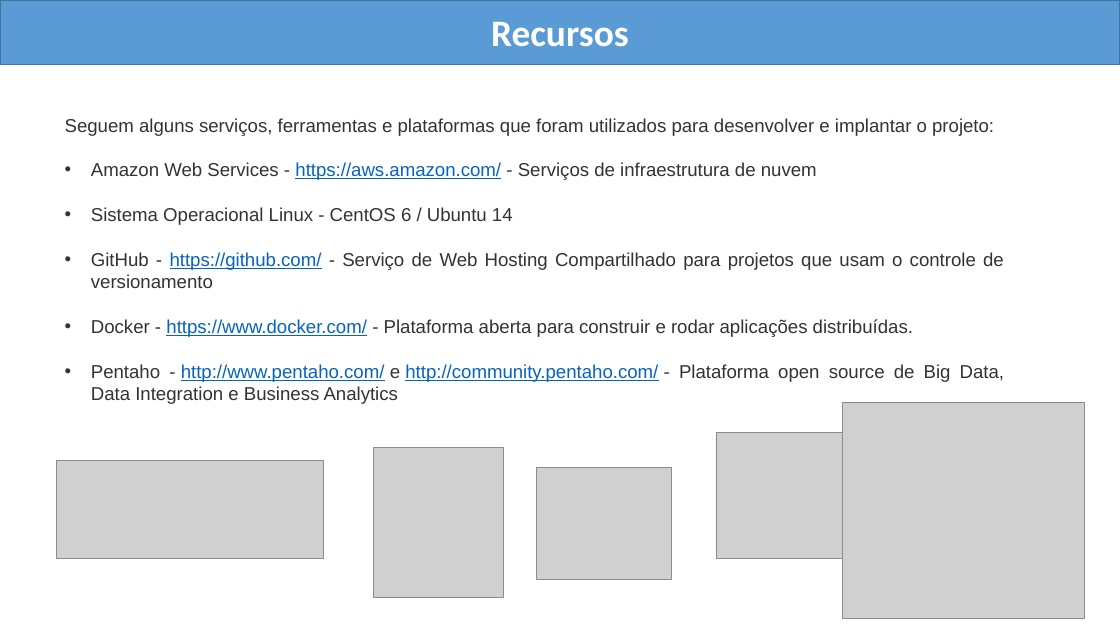
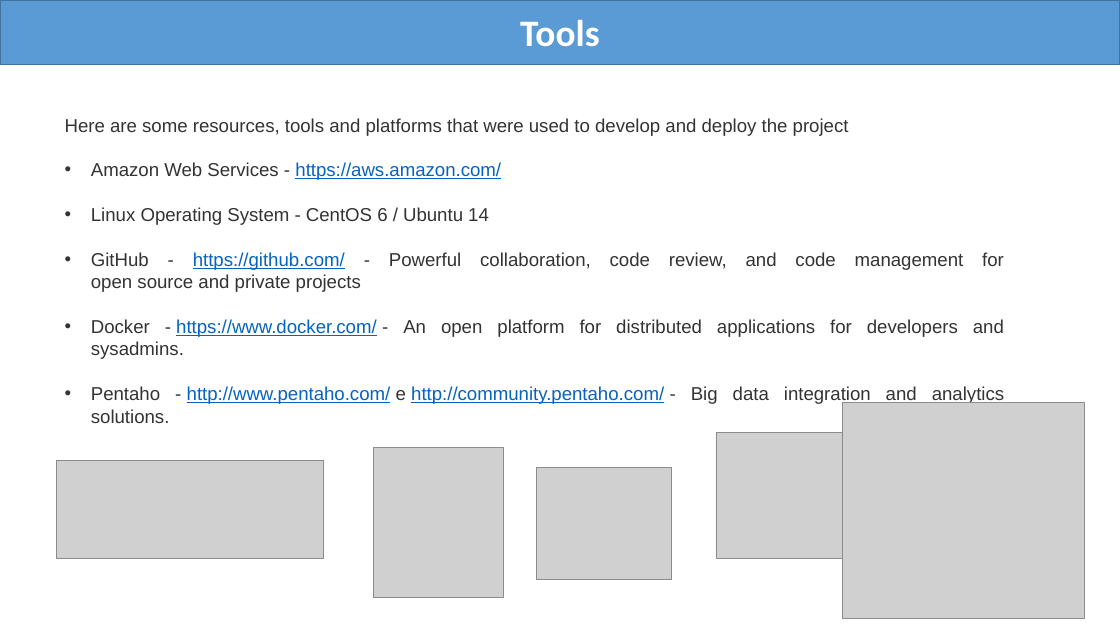
Before and after one commit to wmarinho/edw_cenipa, a slide deck: slide 7 of docs/projeto-docker-pentaho-cenipa.pptx. Drawn at 1120x630 pixels with LibreOffice and Linux fonts; fonts in the diff are those of the drawing; grey boxes stand for pictures. Boxes give left, top, right and bottom in pixels: in the first picture for what was removed or moved away, otherwise in the second. Text is boxed around its words. In the diff, an @@ line names an element or a change of style, - is before the commit and + after.

```diff
--- a/docs/projeto-docker-pentaho-cenipa.pptx
+++ b/docs/projeto-docker-pentaho-cenipa.pptx
@@ text at (520,20,599,46): text changed @@
-Recursos
+Tools
@@ text at (65,118,1004,423): text changed @@
-Seguem alguns serviços, ferramentas e plataformas que foram utilizados para desenvolver e implantar o projeto:
-• Amazon Web Services - https://aws.amazon.com/ - Serviços de infraestrutura de nuvem
-• Sistema Operacional Linux - CentOS 6 / Ubuntu 14
-• GitHub - https://github.com/ - Serviço de Web Hosting Compartilhado para projetos que usam o controle de versionamento
-• Docker - https://www.docker.com/ - Plataforma aberta para construir e rodar aplicações distribuídas.
-• Pentaho - http://www.pentaho.com/ e http://community.pentaho.com/ - Plataforma open source de Big Data, Data Integration e Business Analytics
+Here are some resources, tools and platforms that were used to develop and deploy the project
+• Amazon Web Services - https://aws.amazon.com/
+• Linux Operating System - CentOS 6 / Ubuntu 14
+• GitHub - https://github.com/ - Powerful collaboration, code review, and code management for
+  open source and private projects
+• Docker - https://www.docker.com/ - An open platform for distributed applications for developers and sysadmins.
+• Pentaho - http://www.pentaho.com/ e http://community.pentaho.com/ - Big data integration and analytics solutions.
```
Also in this commit, not shown: 13 other slides changed, 3 other files.
